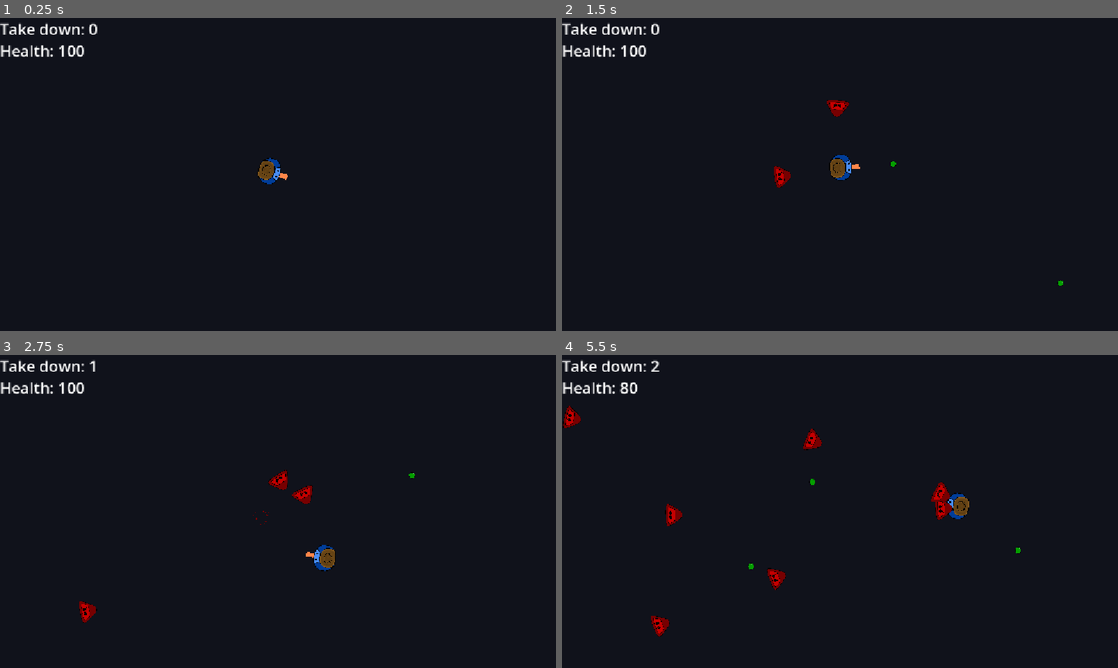
Above: before the commit, frames 1-4 (two rows, left to right).
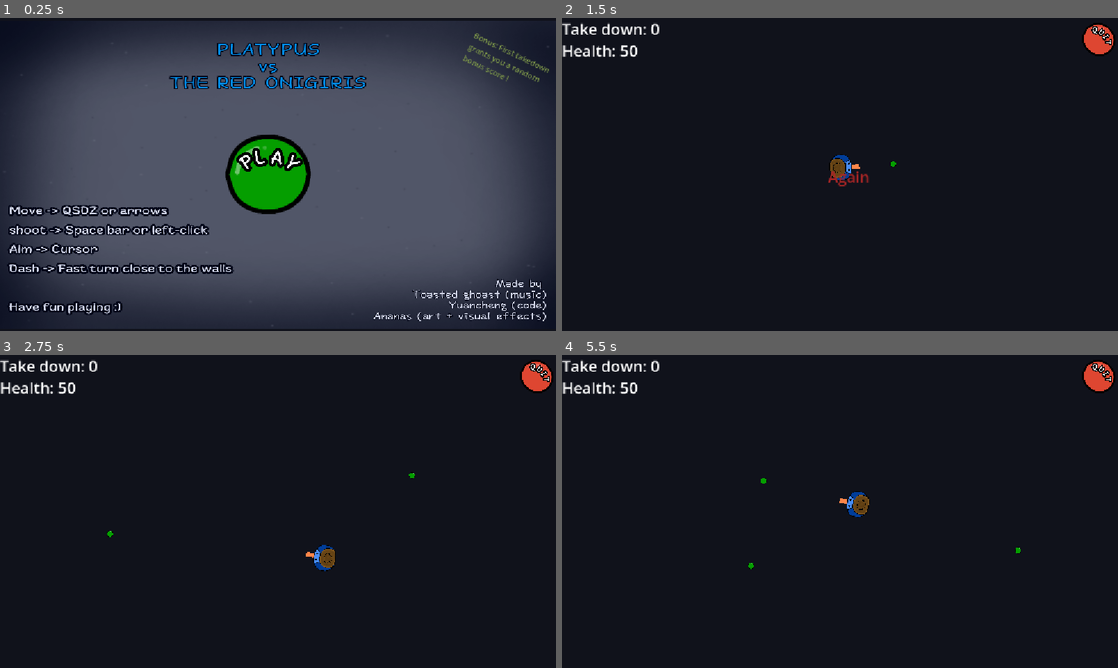
Above: after the commit, the same moments.

Repository: Hellscream-Dream/Game-Jam--Shooting-Game-
Game: Godot game, scene res://Scenes/menu.tscn
Two runs of this game, one before a commit and one after it. Both use one fixed random seed, a clock stepped at 60 frames per second and the inputs below. Before the commit the project starts from res://Scenes/game.tscn.
Inputs (mouse positions are in pixels of both pictures, inside the frame that each line leads up to):
- Up to frame 1 (0.25 s): no input
- Up to frame 2 (1.5 s): click (828, 174) at 0.52 s; move the mouse to (962, 158) at 1.27 s; hold D (right) from 1.28 s (still down); tap Space (shoot) at 1.35 s
- Up to frame 3 (2.75 s): move the mouse to (166, 527) at 2.02 s; release D (right) at 2.03 s; hold S (down) from 2.03 s (still down); tap Space (shoot) at 2.1 s
- Up to frame 4 (5.5 s): move the mouse to (895, 442) at 2.77 s; release S (down) at 2.78 s; hold D (right) 2.78-3.53 s; tap Space (shoot) every 0.75 s from 2.85 to 5.1 s; move the mouse to (812, 574) at 3.52 s; hold W (up) 3.53-4.28 s; move the mouse to (1006, 558) at 4.27 s; hold A (left) from 4.28 s (still down); move the mouse to (673, 464) at 5.02 s

The runs differ from the first frame. In frame 1, 89% of the frame differs, in the area x 0-100%, y 0-100%; in frame 2, 1.0%; in frame 3, 1.1%; in frame 4, 2.1%.

Commit message:
Restore final adjustment while keeping background reverted

Diff:
--- /dev/null
+++ b/Explosion.tscn
@@ -0,0 +1,32 @@
+[gd_scene format=3 uid="uid://dnnyoe2hn3w12"]
+
+[ext_resource type="Script" path="res://explosion.gd" id="1_oxoqp"]
+
+[sub_resource type="Curve" id="Curve_o0x32"]
+_data = [Vector2(0, 1), 0.0, 0.0, 0, 0, Vector2(1, 0), 0.0, 0.0, 0, 0]
+point_count = 2
+
+[sub_resource type="CurveTexture" id="CurveTexture_ai44l"]
+curve = SubResource("Curve_o0x32")
+
+[sub_resource type="ParticleProcessMaterial" id="ParticleProcessMaterial_n4djn"]
+lifetime_randomness = 0.5
+particle_flag_disable_z = true
+angle_min = -720.0
+angle_max = 720.0
+direction = Vector3(1, 1, 0)
+spread = 180.0
+flatness = 1.0
+initial_velocity_min = 20.0
+initial_velocity_max = 50.0
+gravity = Vector3(0, 1, 0)
+scale_max = 3.0
+scale_curve = SubResource("CurveTexture_ai44l")
+
+[node name="Boum" type="GPUParticles2D" unique_id=1405948643]
+modulate = Color(0.46666667, 0, 0.003921569, 1)
+amount = 25
+explosiveness = 1.0
+randomness = 0.04
+process_material = SubResource("ParticleProcessMaterial_n4djn")
+script = ExtResource("1_oxoqp")
--- a/Particles/Explosion.tscn
+++ b/Particles/Explosion.tscn
@@ -20,7 +20,8 @@
 initial_velocity_min = 20.0
 initial_velocity_max = 50.0
 gravity = Vector3(0, 1, 0)
-scale_max = 3.0
+scale_min = 23.51
+scale_max = 38.51
 scale_curve = SubResource("CurveTexture_ai44l")
 
 [node name="Boum" type="GPUParticles2D" unique_id=1405948643]
--- a/Scenes/bullet.tscn
+++ b/Scenes/bullet.tscn
@@ -3,6 +3,8 @@
 [ext_resource type="Script" uid="uid://blmlhdfvwxlkb" path="res://Scripts/bullet.gd" id="1_xjght"]
 [ext_resource type="Texture2D" uid="uid://blodlo3mmv2ga" path="res://Asset/pois.png" id="2_oduel"]
 [ext_resource type="PackedScene" uid="uid://b1lcu3cjuw1aq" path="res://Particles/Explosion.tscn" id="3_ycag2"]
+[ext_resource type="AudioStream" uid="uid://dqkwgyhigaupw" path="res://Music/player gets hit by enemy.wav" id="4_6afsh"]
+[ext_resource type="AudioStream" uid="uid://bv3e2nnyfjixx" path="res://Music/bullet hits walls.wav" id="5_odot3"]
 
 [sub_resource type="CircleShape2D" id="CircleShape2D_0yooa"]
 radius = 25.019993
@@ -34,4 +36,11 @@
 amount = 20
 lifetime = 2.0
 
+[node name="enemyDeath" type="AudioStreamPlayer2D" parent="." unique_id=1765896942]
+stream = ExtResource("4_6afsh")
+volume_db = 7.0
+
+[node name="hitsWall" type="AudioStreamPlayer2D" parent="." unique_id=318513436]
+stream = ExtResource("5_odot3")
+
 [connection signal="timeout" from="life time" to="." method="_on_timer_timeout"]
--- a/Scenes/game.tscn
+++ b/Scenes/game.tscn
@@ -3,6 +3,7 @@
 [ext_resource type="PackedScene" uid="uid://grlo3hlsw63i" path="res://Scenes/player.tscn" id="1_ebmjs"]
 [ext_resource type="Script" uid="uid://cldk8jitrc2k0" path="res://Scripts/game.gd" id="1_qxrlw"]
 [ext_resource type="AudioStream" uid="uid://01lu0dxsjf8a" path="res://Music/gameplay music.wav" id="3_wrm1d"]
+[ext_resource type="Texture2D" uid="uid://kelfddsr04k7" path="res://Asset/Quit.png" id="4_3dryh"]
 
 [sub_resource type="WorldBoundaryShape2D" id="WorldBoundaryShape2D_0yooa"]
 normal = Vector2(0, 1)
@@ -42,7 +43,7 @@
 wait_time = 0.6
 autostart = true
 
-[node name="AudioStreamPlayer2D" type="AudioStreamPlayer2D" parent="." unique_id=625491466]
+[node name="BackgroundMusic" type="AudioStreamPlayer2D" parent="." unique_id=625491466]
 stream = ExtResource("3_wrm1d")
 autoplay = true
 
@@ -61,4 +62,34 @@
 theme_override_font_sizes/font_size = 32
 text = "Health : 100"
 
+[node name="again_label" type="Label" parent="HUD" unique_id=1194824725]
+modulate = Color(0.65882355, 0.14509805, 0.14509805, 1)
+offset_left = 551.0
+offset_top = 306.0
+offset_right = 638.0
+offset_bottom = 351.0
+theme_override_font_sizes/font_size = 32
+text = "Again"
+
+[node name="SafeTime" type="Timer" parent="." unique_id=1270920512]
+wait_time = 5.0
+autostart = true
+
+[node name="Quit_Button" type="TextureButton" parent="." unique_id=762635249]
+offset_left = 1112.0
+offset_top = -19.000032
+offset_right = 2112.0
+offset_bottom = 980.99994
+rotation = 0.7886046
+scale = Vector2(0.08679094, 0.087596945)
+texture_normal = ExtResource("4_3dryh")
+texture_pressed = ExtResource("4_3dryh")
+
+[node name="againShowingTime" type="Timer" parent="." unique_id=487379243]
+one_shot = true
+autostart = true
+
 [connection signal="timeout" from="Timer" to="." method="_on_timer_timeout"]
+[connection signal="timeout" from="SafeTime" to="." method="_on_safe_time_timeout"]
+[connection signal="pressed" from="Quit_Button" to="." method="_on_quit_button_pressed"]
+[connection signal="timeout" from="againShowingTime" to="." method="_on_again_showing_time_timeout"]
--- /dev/null
+++ b/Scenes/menu.tscn
@@ -0,0 +1,47 @@
+[gd_scene format=3 uid="uid://brcdma6e2l2y"]
+
+[ext_resource type="Script" uid="uid://vju5sjm4m56c" path="res://Scripts/menu.gd" id="1_cayip"]
+[ext_resource type="Texture2D" uid="uid://c8yswf105j16m" path="res://Asset/Play button.png" id="3_158mb"]
+[ext_resource type="Texture2D" uid="uid://bq30i5vrcjbmh" path="res://Asset/title_screen_credit.png" id="3_wwsa2"]
+[ext_resource type="AudioStream" uid="uid://c8vt2l5acdng5" path="res://Music/music for potential menu (it loops).wav" id="4_158mb"]
+
+[node name="Menu" type="Node2D" unique_id=100150384]
+script = ExtResource("1_cayip")
+
+[node name="AudioStreamPlayer2D" type="AudioStreamPlayer2D" parent="." unique_id=458401790]
+stream = ExtResource("4_158mb")
+autoplay = true
+
+[node name="Sprite2D" type="Sprite2D" parent="." unique_id=1520671811]
+position = Vector2(576, 324.99997)
+scale = Vector2(0.6613859, 0.51465523)
+texture = ExtResource("3_wwsa2")
+
+[node name="TextureRect" type="TextureRect" parent="." unique_id=987939058]
+offset_left = -2.0
+offset_top = 2.0
+offset_right = 530.0
+offset_bottom = 301.0
+scale = Vector2(2.16943, 2.1728296)
+
+[node name="TextureButton" type="TextureButton" parent="TextureRect" unique_id=529254974]
+layout_mode = 0
+offset_left = 205.12302
+offset_top = 97.108406
+offset_right = 1205.123
+offset_bottom = 1097.1084
+scale = Vector2(0.1, 0.1)
+texture_normal = ExtResource("3_158mb")
+texture_pressed = ExtResource("3_158mb")
+
+[node name="Label" type="Label" parent="." unique_id=784335379]
+modulate = Color(0.48139998, 0.58, 0.28419998, 1)
+offset_left = 987.9999
+offset_top = 23.99997
+offset_right = 1173.9999
+offset_bottom = 98.99997
+rotation = 0.4466355
+text = "Bonus: First takedown grants you a random bonus score ! "
+autowrap_mode = 2
+
+[connection signal="pressed" from="TextureRect/TextureButton" to="." method="_on_texture_button_pressed"]
--- a/Scenes/player.tscn
+++ b/Scenes/player.tscn
@@ -3,6 +3,8 @@
 [ext_resource type="Script" uid="uid://bter6ntj13br5" path="res://Scripts/player.gd" id="1_4flbx"]
 [ext_resource type="Texture2D" uid="uid://dncs1va8xc76j" path="res://Asset/player.png" id="2_cvnsp"]
 [ext_resource type="Texture2D" uid="uid://dmk3ff6w2nko8" path="res://Asset/chapeau.png" id="3_6t5aa"]
+[ext_resource type="AudioStream" uid="uid://bfxnc68x56y2t" path="res://Music/shoot.wav" id="4_vgqql"]
+[ext_resource type="AudioStream" uid="uid://bwqd8jbs6yvpt" path="res://Music/player start or revive.wav" id="5_fkybt"]
 
 [sub_resource type="CapsuleShape2D" id="CapsuleShape2D_0yooa"]
 radius = 52.77778
@@ -42,4 +44,11 @@
 [node name="immune time" type="Timer" parent="." unique_id=639046271]
 wait_time = 0.5
 
+[node name="ShootSFX" type="AudioStreamPlayer2D" parent="." unique_id=186506623]
+stream = ExtResource("4_vgqql")
+volume_db = 5.0
+
+[node name="ReviveSFX" type="AudioStreamPlayer2D" parent="." unique_id=1128162432]
+stream = ExtResource("5_fkybt")
+
 [connection signal="timeout" from="immune time" to="." method="_on_immune_time_timeout"]
--- a/Scripts/bullet.gd
+++ b/Scripts/bullet.gd
@@ -4,6 +4,8 @@
 const SPEED = 10
 static var takeDown = 0
 @onready var explosion = $Boum
+@onready var enemyDeath = $enemyDeath
+@onready var hitsWall = $hitsWall
 
 func _process(delta: float) -> void:
 	global_position += direction * SPEED
@@ -21,13 +23,14 @@
 		return
 	var body = collision.get_collider()
 	if body.is_in_group("enemies"):
-		takeDown += 1
-		print("Take down:", takeDown)
-		get_tree().call_group("game", "update_score", takeDown)
 		explosion.restart()
 		explosion.reparent(get_tree().current_scene, true)
+		enemyDeath.play()
+		enemyDeath.reparent(get_tree().current_scene, true)
+		get_tree().call_group("game", "update_score")
 		body.queue_free()
 		queue_free()
 		return
 	if body.is_in_group("walls"):
 		direction = direction.bounce(collision.get_normal())
+		hitsWall.play()
--- a/Scripts/game.gd
+++ b/Scripts/game.gd
@@ -2,20 +2,39 @@
 
 var enemy_scene = preload("res://Scenes/Enemy.tscn")
 @onready var player = $Player
+var enemyCanSpawn = false
+static var score = 0
+
+func _ready() -> void:
+	$HUD/again_label.text = "Again"
 
 func _on_timer_timeout() -> void:
-	var enemy = enemy_scene.instantiate()
+	if enemyCanSpawn:
+		var enemy = enemy_scene.instantiate()
 
-	enemy.global_position = player.global_position
+		enemy.global_position = player.global_position
 
-	while enemy.global_position.distance_squared_to(player.global_position) < 10000:
-		enemy.global_position.x = randi_range(0, get_viewport_rect().size.x)
-		enemy.global_position.y = randi_range(0, get_viewport_rect().size.y)
+		while enemy.global_position.distance_squared_to(player.global_position) < 10000:
+			enemy.global_position.x = randi_range(0, get_viewport_rect().size.x)
+			enemy.global_position.y = randi_range(0, get_viewport_rect().size.y)
 
-	add_child(enemy)
+		add_child(enemy)
 
-func update_score(score : int ) -> void:
-	$HUD/ScoreLabel.text = "Take down: %d"  %score
+func update_score() -> void:
+	score += 1
+	if score >= 80:
+		$HUD/ScoreLabel.add_theme_color_override("font_color", Color.RED)
+	$HUD/ScoreLabel.text = "Takedown: %d"  %score
 
 func update_life(life : int ) -> void:
 	$HUD/LifeLabel.text = "Health: %d"  %life
+
+func _on_safe_time_timeout() -> void:
+	enemyCanSpawn = true
+
+func _on_quit_button_pressed() -> void:
+	get_tree().change_scene_to_file("res://Scenes/menu.tscn")
+
+
+func _on_again_showing_time_timeout() -> void:
+	$HUD/again_label.text = ""
--- /dev/null
+++ b/Scripts/menu.gd
@@ -0,0 +1,15 @@
+extends Node2D
+
+
+# Called when the node enters the scene tree for the first time.
+func _ready() -> void:
+	pass # Replace with function body.
+
+
+# Called every frame. 'delta' is the elapsed time since the previous frame.
+func _process(delta: float) -> void:
+	pass
+
+
+func _on_texture_button_pressed() -> void:
+	get_tree().change_scene_to_file("res://Scenes/game.tscn")
--- a/Scripts/player.gd
+++ b/Scripts/player.gd
@@ -3,13 +3,16 @@
 const SPEED = 200
 var bullet_scene = preload("res://Scenes/bullet.tscn")
 @onready var shooty_part = $ShootyPart
+@onready var shoot_SFX = $ShootSFX
+@onready var revive_SFX = $ReviveSFX
 var isReloading = false
 var isImmune = false
 static var bonusHp = 0
-var health = 100 + 10 * bonusHp
+var health = 50 + 10 * bonusHp
 
 func _ready() -> void:
 	get_tree().call_group("game", "update_life", health)
+	revive_SFX.play()
 
 func _physics_process(delta: float) -> void:
 	look_at(get_global_mouse_position())
@@ -20,6 +23,7 @@
 
 	if Input.is_action_just_pressed("shoot"):
 		var bullet = bullet_scene.instantiate()
+		shoot_SFX.play()
 		bullet.global_position = shooty_part.global_position
 		bullet.direction = (get_global_mouse_position() - global_position).normalized()
 		$/root/Game.add_child(bullet)
@@ -32,7 +36,6 @@
 			isImmune = true
 			health -= 10
 			get_tree().call_group("game", "update_life", health)
-			print("Health", health)
 	if health <= 0:
 		bonusHp += 1
 		get_tree().reload_current_scene()
--- a/project.godot
+++ b/project.godot
@@ -11,7 +11,7 @@
 [application]
 
 config/name="Shooting jam"
-run/main_scene="uid://dush0bxwf7jb"
+run/main_scene="uid://brcdma6e2l2y"
 config/features=PackedStringArray("4.7", "Mobile")
 
 [display]
Binary file added: Asset/Negro liso.jpg
Not shown, added: Asset/Negro liso.jpg.import
Binary file added: Asset/Play button.png
Not shown, added: Asset/Play button.png.import
Binary file added: Asset/Quit.png
Not shown, added: Asset/Quit.png.import
Binary file added: Asset/titleScreen.png
Not shown, added: Asset/titleScreen.png.import
Binary file added: Asset/title_screen_credit.png
Not shown, added: Asset/title_screen_credit.png.import
Not shown, added: Scripts/menu.gd.uid
